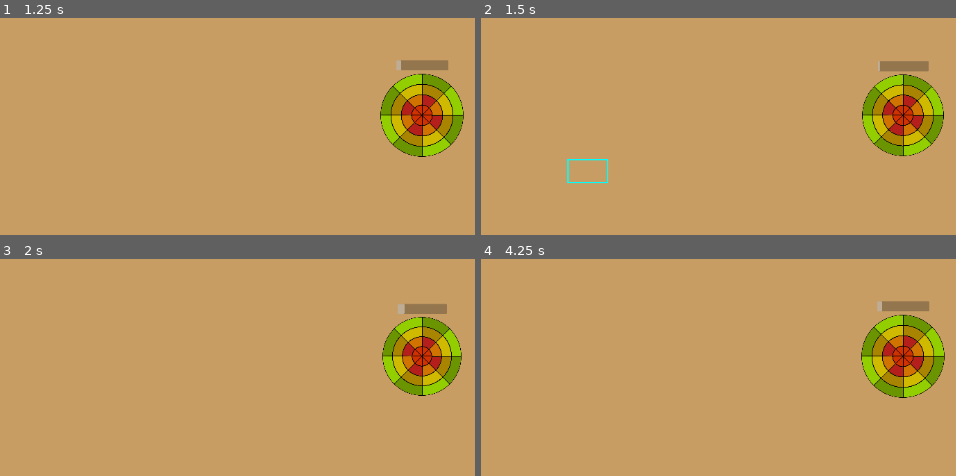
Above: before the commit, frames 1-4 (two rows, left to right).
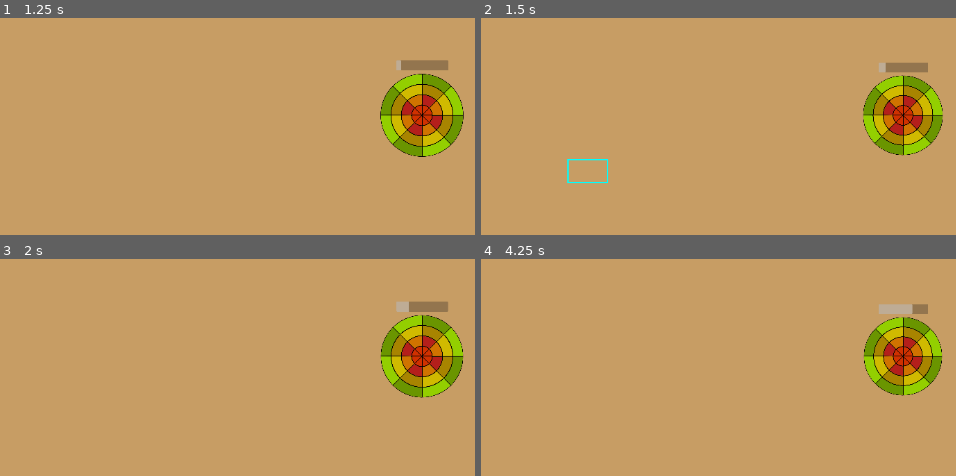
Above: after the commit, the same moments.

Repository: LSilva0/RTS
Game: Godot game, scene res://world.tscn
Same seed, same stepped clock (60 frames per second), same inputs: the game is played once before the commit and once after it.
Inputs (mouse positions are in pixels of both pictures, inside the frame that each line leads up to):
- Up to frame 1 (1.25 s): tap Enter at 0.5 s; move the mouse to (422, 115) at 0.52 s; hold B (add_building) from 0.53 s (still down); click (422, 115) at 0.8 s
- Up to frame 2 (1.5 s): release B (add_building) at 1.25 s; drag from (566, 159) to (685, 226) at 1.27 s
- Up to frame 3 (2 s): no input
- Up to frame 4 (4.25 s): move the mouse to (808, 280) at 2.02 s; hold B (add_building) 2.03-2.75 s; click (808, 280) at 2.3 s; drag from (685, 467) to (485, 311) at 2.77 s; move the mouse to (outside the picture) at 3.52 s; hold B (add_building) from 3.53 s (still down); click (outside the picture) at 3.8 s

Frame 1 is identical in both runs. In frame 2, 1.3% of the frame differs, in the area x 80-98%, y 19-64%; in frame 3, 1.8%; in frame 4, 2.3%, in the area x 80-98%, y 19-65%.

Commit message:
base_fix commit

Diff:
--- a/basic_building.tscn
+++ b/basic_building.tscn
@@ -5,23 +5,6 @@
 [ext_resource type="PackedScene" uid="uid://d0e6hohr6ht53" path="res://building_mode.tscn" id="3_701y5"]
 
 [sub_resource type="CircleShape2D" id="CircleShape2D_1a1gy"]
-
-[sub_resource type="Animation" id="Animation_701y5"]
-resource_name = "building"
-length = 0.6
-loop_mode = 1
-tracks/0/type = "value"
-tracks/0/imported = false
-tracks/0/enabled = true
-tracks/0/path = NodePath(".:scale")
-tracks/0/interp = 1
-tracks/0/loop_wrap = true
-tracks/0/keys = {
-"times": PackedFloat32Array(0, 0.2, 0.4, 0.6),
-"transitions": PackedFloat32Array(1, 1, 1, 1),
-"update": 0,
-"values": [Vector2(0.15, 0.15), Vector2(0.14, 0.14), Vector2(0.15, 0.15), Vector2(0.14, 0.14)]
-}
 
 [sub_resource type="Animation" id="Animation_onaq7"]
 length = 0.001
@@ -36,6 +19,23 @@
 "transitions": PackedFloat32Array(1),
 "update": 0,
 "values": [Vector2(0.15, 0.15)]
+}
+
+[sub_resource type="Animation" id="Animation_701y5"]
+resource_name = "building"
+length = 0.8
+loop_mode = 1
+tracks/0/type = "value"
+tracks/0/imported = false
+tracks/0/enabled = true
+tracks/0/path = NodePath(".:scale")
+tracks/0/interp = 1
+tracks/0/loop_wrap = true
+tracks/0/keys = {
+"times": PackedFloat32Array(0, 0.2, 0.4, 0.6, 0.8),
+"transitions": PackedFloat32Array(1, 1, 1, 1, 1),
+"update": 0,
+"values": [Vector2(0.15, 0.15), Vector2(0.14, 0.14), Vector2(0.15, 0.15), Vector2(0.14, 0.14), Vector2(0.15, 0.15)]
 }
 
 [sub_resource type="AnimationLibrary" id="AnimationLibrary_ckcdb"]
--- a/building_mode.gd
+++ b/building_mode.gd
@@ -5,12 +5,13 @@
 var query_rect = RectangleShape2D.new()
 var can_build = []
 var has_built = false
-
+var placed = false
 signal build_building
 
 func _input(event):
-	if event.is_action_pressed("build") and can_build.size() == 0:
+	if event.is_action_pressed("build") and can_build.size() == 0 and placed == false:
 		build_building.emit()
+		placed = true
 		has_built = true
 		queue_redraw()
 
--- a/unit.gd
+++ b/unit.gd
@@ -37,7 +37,7 @@
 	av = avoid()
 	velocity = (velocity + av * avoid_weight).normalized() * speed
 	move_and_collide(velocity * delta)
-	print(velocity)
+
 	if velocity != Vector2.ZERO and stopped == true:
 		stopped = false
 		stop_idle_animation()
--- a/world.gd
+++ b/world.gd
@@ -5,6 +5,8 @@
 var select_rect = RectangleShape2D.new()
 var selected = []
 var has_building = false
+var build_mode_on = false
+var current_building = null
 @onready var building_scene = preload("res://basic_building.tscn")
 @export var color_rect = ColorRect
 func _ready():
@@ -39,9 +41,23 @@
 
 func _input(event):
 	if event.is_action_pressed("add_building") and !has_building:
-		var building = building_scene.instantiate()
+		current_building = building_scene.instantiate()
 		has_building = true
-		add_child(building)
+		add_child(current_building)
+		build_mode_on = true
+		current_building.get_node("BuildingMode").build_building.connect(_on_building_placed)
+
+	elif event.is_action_pressed("add_building") and has_building and build_mode_on:
+
+		build_mode_on = false
+		has_building = false
+		if current_building:
+			remove_child(current_building)
+			current_building.queue_free()
+			current_building = null
+
+func _on_building_placed():
+	build_mode_on = false
 
 func _draw():
 	if dragging:
